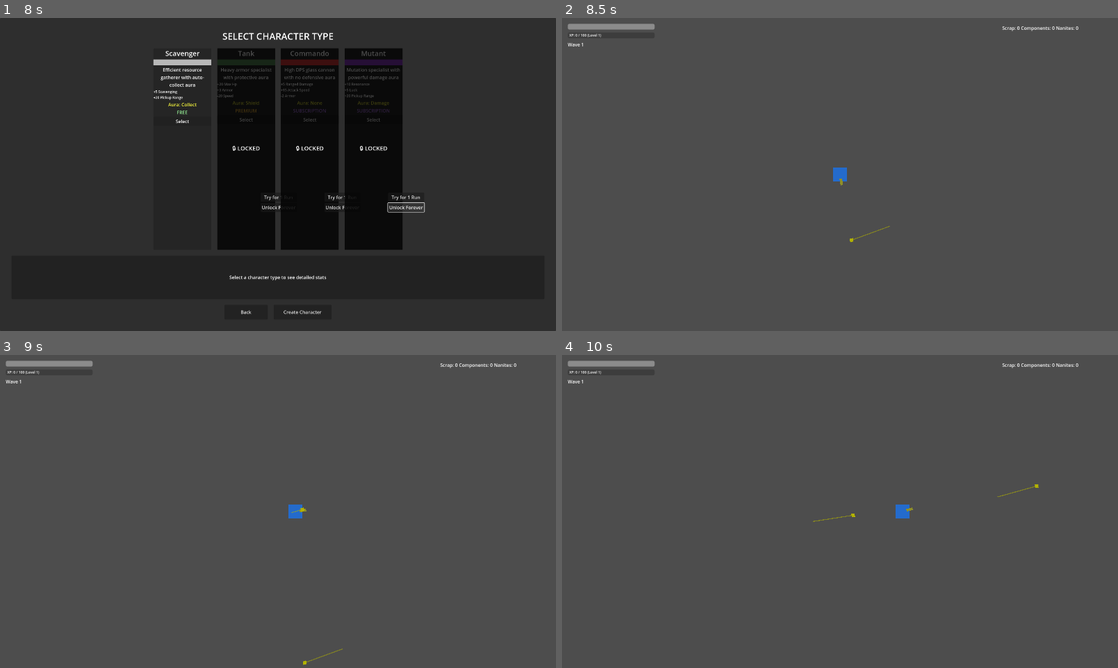
Above: before the commit, frames 1-4 (two rows, left to right).
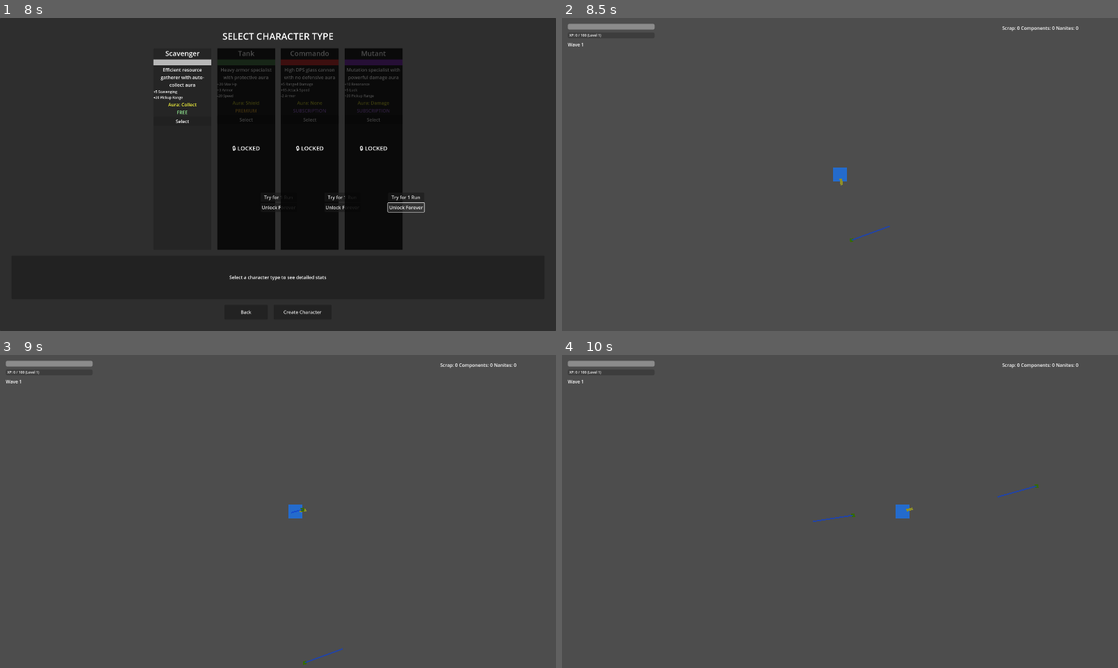
Above: after the commit, the same moments.

Repository: alanjayspector/scrap-survivor-godot
Game: Godot game, scene res://scenes/ui/character_selection.tscn
The game is run twice, just before and just after one commit, with the same random seed, the same clock (stepped at 60 frames per second) and the same inputs.
Inputs (mouse positions are in pixels of both pictures, inside the frame that each line leads up to):
- Up to frame 1 (8 s): click "Select" at 0.5 s; click "Select" at 1.25 s; click "Try for 1 Run" at 2 s; click "Unlock Forever" at 2.75 s; click "Select" at 3.5 s; click "Try for 1 Run" at 4.25 s; click "Unlock Forever" at 5 s; click "Select" at 5.75 s; click "Try for 1 Run" at 6.5 s; click "Unlock Forever" at 7.25 s
- Up to frame 2 (8.5 s): click "Create Character" at 8 s
- Up to frame 3 (9 s): tap Enter at 8.75 s; move the mouse to (400, 495) at 8.77 s; hold D (move_right) from 8.78 s (still down); hold Shift from 8.78 s (still down); click (400, 495) at 8.92 s
- Up to frame 4 (10 s): release D (move_right) at 9.5 s; release Shift at 9.5 s; drag from (728, 527) to (951, 495) at 9.52 s

Frame 1 is identical in both runs. In frame 2, less than 0.1% of the frame differs, in the area x 51-59%, y 66-72%; in frame 3, less than 0.1%; in frame 4, less than 0.1%, in the area x 45-86%, y 41-54%.

Commit message:
feat: implement Week 12 Phase 1.5 P0 - weapon visual identity
Add weapon-specific visual properties to make each weapon instantly
recognizable during gameplay through color, trails, and screen shake.

Changes:
- Add projectile_color, trail_color, trail_width, screen_shake_intensity
  to all 10 weapon definitions in weapon_service.gd
- Update projectile.gd activate() to accept and apply visual properties
  via modulate for color tinting
- Update wasteland.gd spawn functions to extract and pass visual
  properties from weapon definitions
- Update camera_controller.gd to use weapon-specific shake intensity
  instead of hardcoded values

Visual palette:
- Plasma Pistol: Electric blue (2.0 shake)
- Rusty Blade: Rusty orange (3.0 shake, no trail)
- Scattergun: Bright yellow (7.0 shake)
- Dead Eye: Cyan tracer (6.0 shake)
- Boom Tube: Red/orange missile (12.0 shake)
- Scorcher: Orange fire (1.5 shake)
- Shredder: Yellow tracers (2.5 shake)
- Beam Gun: Green laser (4.0 shake)
- Arc Blaster: Purple lightning (5.0 shake)
- Scrap Cleaver: Metallic silver (4.0 shake, no trail)

All 449 tests passing.

Refs: docs/migration/week12-implementation-plan.md (Phase 1.5, lines 208-346)

🤖 Generated with [Claude Code](https://claude.com/claude-code)

Co-Authored-By: Claude <noreply@anthropic.com>

Diff:
--- a/scenes/game/wasteland.gd
+++ b/scenes/game/wasteland.gd
@@ -131,17 +131,40 @@
 	var splash_damage = weapon_def.get("splash_damage", 0.0)
 	var splash_radius = weapon_def.get("splash_radius", 0.0)
 
+	# Get visual properties (Phase 1.5)
+	var projectile_color = weapon_def.get("projectile_color", Color.WHITE)
+	var trail_color = weapon_def.get("trail_color", Color.WHITE)
+	var trail_width = weapon_def.get("trail_width", 2.0)
+
 	# Handle special behaviors
 	match special_behavior:
 		"spread":
 			# Scattergun: Fire multiple projectiles in a spread pattern
 			_spawn_spread_projectiles(
-				position, direction, damage, speed, range, projectiles_per_shot, weapon_def
+				position,
+				direction,
+				damage,
+				speed,
+				range,
+				projectiles_per_shot,
+				weapon_def,
+				projectile_color,
+				trail_color,
+				trail_width
 			)
 		"cone":
 			# Scorcher: Similar to spread but with piercing
 			_spawn_spread_projectiles(
-				position, direction, damage, speed, range, projectiles_per_shot, weapon_def
+				position,
+				direction,
+				damage,
+				speed,
+				range,
+				projectiles_per_shot,
+				weapon_def,
+				projectile_color,
+				trail_color,
+				trail_width
 			)
 		_:
 			# Default: Single projectile with optional pierce/splash
@@ -153,7 +176,10 @@
 				range,
 				pierce_count,
 				splash_damage,
-				splash_radius
+				splash_radius,
+				projectile_color,
+				trail_color,
+				trail_width
 			)
 
 	print("[Wasteland] Projectile(s) spawned with damage: ", damage, " speed: ", speed)
@@ -167,7 +193,10 @@
 	range: float,
 	pierce_count: int = 0,
 	splash_damage: float = 0.0,
-	splash_radius: float = 0.0
+	splash_radius: float = 0.0,
+	projectile_color: Color = Color.WHITE,
+	trail_color: Color = Color.WHITE,
+	trail_width: float = 2.0
 ) -> void:
 	"""Spawn a single projectile with given properties"""
 	const PROJECTILE_SCENE = preload("res://scenes/entities/projectile.tscn")
@@ -178,8 +207,19 @@
 	if pierce_count > 0:
 		projectile.pierce_count = pierce_count
 
-	# Activate projectile with all properties including splash damage
-	projectile.activate(position, direction, damage, speed, range, splash_damage, splash_radius)
+	# Activate projectile with all properties including visual properties (Phase 1.5)
+	projectile.activate(
+		position,
+		direction,
+		damage,
+		speed,
+		range,
+		splash_damage,
+		splash_radius,
+		projectile_color,
+		trail_color,
+		trail_width
+	)
 
 
 func _spawn_spread_projectiles(
@@ -189,7 +229,10 @@
 	speed: float,
 	range: float,
 	projectile_count: int,
-	weapon_def: Dictionary
+	weapon_def: Dictionary,
+	projectile_color: Color = Color.WHITE,
+	trail_color: Color = Color.WHITE,
+	trail_width: float = 2.0
 ) -> void:
 	"""Spawn multiple projectiles in a spread pattern"""
 	var spread_angle = weapon_def.get("spread_angle", 40.0)  # Default 40° total spread
@@ -209,7 +252,19 @@
 		var angle_offset = start_angle + (angle_step * i)
 		var spread_direction = direction.rotated(deg_to_rad(angle_offset))
 
-		_spawn_projectile(position, spread_direction, damage, speed, range, pierce_count, 0.0, 0.0)
+		_spawn_projectile(
+			position,
+			spread_direction,
+			damage,
+			speed,
+			range,
+			pierce_count,
+			0.0,
+			0.0,
+			projectile_color,
+			trail_color,
+			trail_width
+		)
 
 
 func _spawn_player(char_id: String) -> void:
--- a/scripts/components/camera_controller.gd
+++ b/scripts/components/camera_controller.gd
@@ -49,8 +49,14 @@
 	shake_amount = intensity
 
 
-func _on_weapon_fired(_weapon_id: String) -> void:
-	trigger_shake(2.0)  # Light shake for firing
+func _on_weapon_fired(weapon_id: String, _position: Vector2, _direction: Vector2) -> void:
+	# Get weapon-specific shake intensity (Phase 1.5)
+	var weapon_def = WeaponService.get_weapon(weapon_id)
+	if not weapon_def.is_empty():
+		var shake_intensity = weapon_def.get("screen_shake_intensity", 2.0)
+		trigger_shake(shake_intensity)
+	else:
+		trigger_shake(2.0)  # Fallback to default
 
 
 func _on_damage_dealt(_enemy_id: String, _damage: float, killed: bool) -> void:
--- a/scripts/entities/projectile.gd
+++ b/scripts/entities/projectile.gd
@@ -114,7 +114,10 @@
 	proj_speed: float,
 	proj_range: float,
 	proj_splash_damage: float = 0.0,
-	proj_splash_radius: float = 0.0
+	proj_splash_radius: float = 0.0,
+	proj_color: Color = Color.WHITE,
+	trail_color: Color = Color.WHITE,
+	trail_width: float = 2.0
 ) -> void:
 	"""Activate projectile with given parameters"""
 	# Set properties
@@ -127,13 +130,19 @@
 	splash_damage = proj_splash_damage
 	splash_radius = proj_splash_radius
 
+	# Apply visual properties (Phase 1.5)
+	modulate = proj_color  # Color the entire projectile
+	projectile_color = proj_color
+
 	# Reset tracking
 	distance_traveled = 0.0
 	enemies_hit.clear()
 
-	# Clear trail
+	# Clear and configure trail
 	if trail:
 		trail.clear_points()
+		trail.default_color = trail_color
+		trail.width = trail_width
 
 	# Set rotation to face direction
 	rotation = direction.angle()
--- a/scripts/services/weapon_service.gd
+++ b/scripts/services/weapon_service.gd
@@ -33,7 +33,13 @@
 		"projectiles_per_shot": 1,
 		"pierce_count": 0,
 		"splash_radius": 0.0,
-		"splash_damage": 0.0
+		"splash_damage": 0.0,
+		# Visual properties (Phase 1.5)
+		"projectile_color": Color(0.8, 0.4, 0.2),  # Rusty orange
+		"trail_width": 0.0,  # No trail for melee
+		"trail_color": Color(0.8, 0.4, 0.2, 0.5),
+		"trail_length": 0.0,
+		"screen_shake_intensity": 3.0  # Light-medium
 	},
 	"plasma_pistol":
 	{
@@ -49,7 +55,13 @@
 		"projectiles_per_shot": 1,
 		"pierce_count": 0,
 		"splash_radius": 0.0,
-		"splash_damage": 0.0
+		"splash_damage": 0.0,
+		# Visual properties (Phase 1.5)
+		"projectile_color": Color(0.3, 0.6, 1.0),  # Electric blue
+		"trail_width": 3.0,
+		"trail_color": Color(0.3, 0.6, 1.0, 0.7),
+		"trail_length": 80.0,
+		"screen_shake_intensity": 2.0  # Light
 	},
 	"steel_sword":
 	{
@@ -64,7 +76,13 @@
 		"projectiles_per_shot": 1,
 		"pierce_count": 0,
 		"splash_radius": 0.0,
-		"splash_damage": 0.0
+		"splash_damage": 0.0,
+		# Visual properties (Phase 1.5)
+		"projectile_color": Color(0.7, 0.7, 0.8),  # Metallic silver
+		"trail_width": 0.0,  # No trail for melee
+		"trail_color": Color(0.7, 0.7, 0.8, 0.5),
+		"trail_length": 0.0,
+		"screen_shake_intensity": 4.0  # Medium
 	},
 	"shock_rifle":
 	{
@@ -80,7 +98,13 @@
 		"projectiles_per_shot": 1,
 		"pierce_count": 0,
 		"splash_radius": 0.0,
-		"splash_damage": 0.0
+		"splash_damage": 0.0,
+		# Visual properties (Phase 1.5)
+		"projectile_color": Color(0.6, 0.3, 1.0),  # Purple lightning
+		"trail_width": 3.0,
+		"trail_color": Color(0.6, 0.3, 1.0, 0.6),
+		"trail_length": 100.0,
+		"screen_shake_intensity": 5.0  # Medium
 	},
 	"shotgun":
 	{
@@ -97,7 +121,13 @@
 		"pierce_count": 0,
 		"splash_radius": 0.0,
 		"splash_damage": 0.0,
-		"spread_angle": 40.0  # Total spread cone: -20° to +20°
+		"spread_angle": 40.0,  # Total spread cone: -20° to +20°
+		# Visual properties (Phase 1.5)
+		"projectile_color": Color(1.0, 0.8, 0.3),  # Bright yellow pellets
+		"trail_width": 2.0,
+		"trail_color": Color(1.0, 0.8, 0.3, 0.5),
+		"trail_length": 60.0,
+		"screen_shake_intensity": 7.0  # Medium-strong
 	},
 	"sniper_rifle":
 	{
@@ -113,7 +143,13 @@
 		"projectiles_per_shot": 1,
 		"pierce_count": 2,  # Pierce through 2 enemies
 		"splash_radius": 0.0,
-		"splash_damage": 0.0
+		"splash_damage": 0.0,
+		# Visual properties (Phase 1.5)
+		"projectile_color": Color(0.0, 1.0, 1.0),  # Cyan tracer
+		"trail_width": 4.0,
+		"trail_color": Color(0.0, 1.0, 1.0, 0.8),
+		"trail_length": 120.0,
+		"screen_shake_intensity": 6.0  # Medium, sharp
 	},
 	"flamethrower":
 	{
@@ -130,7 +166,13 @@
 		"pierce_count": 99,  # Pierce infinite enemies
 		"splash_radius": 0.0,
 		"splash_damage": 0.0,
-		"cone_angle": 30.0  # 30° cone spread
+		"cone_angle": 30.0,  # 30° cone spread
+		# Visual properties (Phase 1.5)
+		"projectile_color": Color(1.0, 0.5, 0.0),  # Orange fire
+		"trail_width": 5.0,
+		"trail_color": Color(1.0, 0.5, 0.0, 0.6),
+		"trail_length": 50.0,
+		"screen_shake_intensity": 1.5  # Continuous subtle
 	},
 	"laser_rifle":
 	{
@@ -146,7 +188,13 @@
 		"projectiles_per_shot": 1,
 		"pierce_count": 0,
 		"splash_radius": 0.0,
-		"splash_damage": 0.0
+		"splash_damage": 0.0,
+		# Visual properties (Phase 1.5)
+		"projectile_color": Color(0.0, 1.0, 0.3),  # Green laser
+		"trail_width": 4.0,
+		"trail_color": Color(0.0, 1.0, 0.3, 0.7),
+		"trail_length": 150.0,
+		"screen_shake_intensity": 4.0  # Medium
 	},
 	"minigun":
 	{
@@ -163,7 +211,13 @@
 		"pierce_count": 0,
 		"splash_radius": 0.0,
 		"splash_damage": 0.0,
-		"spinup_shots": 3  # First 3 shots have increased cooldown
+		"spinup_shots": 3,  # First 3 shots have increased cooldown
+		# Visual properties (Phase 1.5)
+		"projectile_color": Color(1.0, 1.0, 0.5),  # Yellow tracers
+		"trail_width": 2.0,
+		"trail_color": Color(1.0, 1.0, 0.5, 0.4),
+		"trail_length": 70.0,
+		"screen_shake_intensity": 2.5  # Rapid light shakes
 	},
 	"rocket_launcher":
 	{
@@ -179,7 +233,13 @@
 		"projectiles_per_shot": 1,
 		"pierce_count": 0,
 		"splash_radius": 50.0,  # 50px explosion radius
-		"splash_damage": 30.0  # Increased from 20 for better AOE damage
+		"splash_damage": 30.0,  # Increased from 20 for better AOE damage
+		# Visual properties (Phase 1.5)
+		"projectile_color": Color(1.0, 0.3, 0.1),  # Bright red/orange missile
+		"trail_width": 6.0,
+		"trail_color": Color(1.0, 0.3, 0.1, 0.8),
+		"trail_length": 100.0,
+		"screen_shake_intensity": 12.0  # Heavy (+ extra on explosion)
 	}
 }
 
Not shown, changed: .system/hooks/pre-commit
